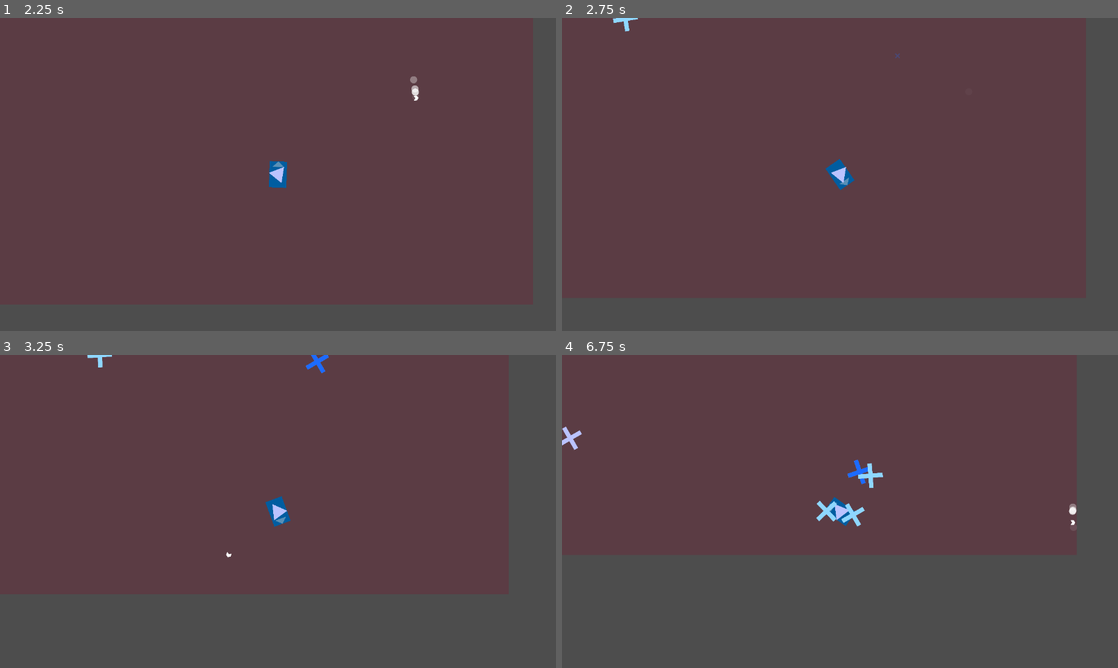
Above: before the commit, frames 1-4 (two rows, left to right).
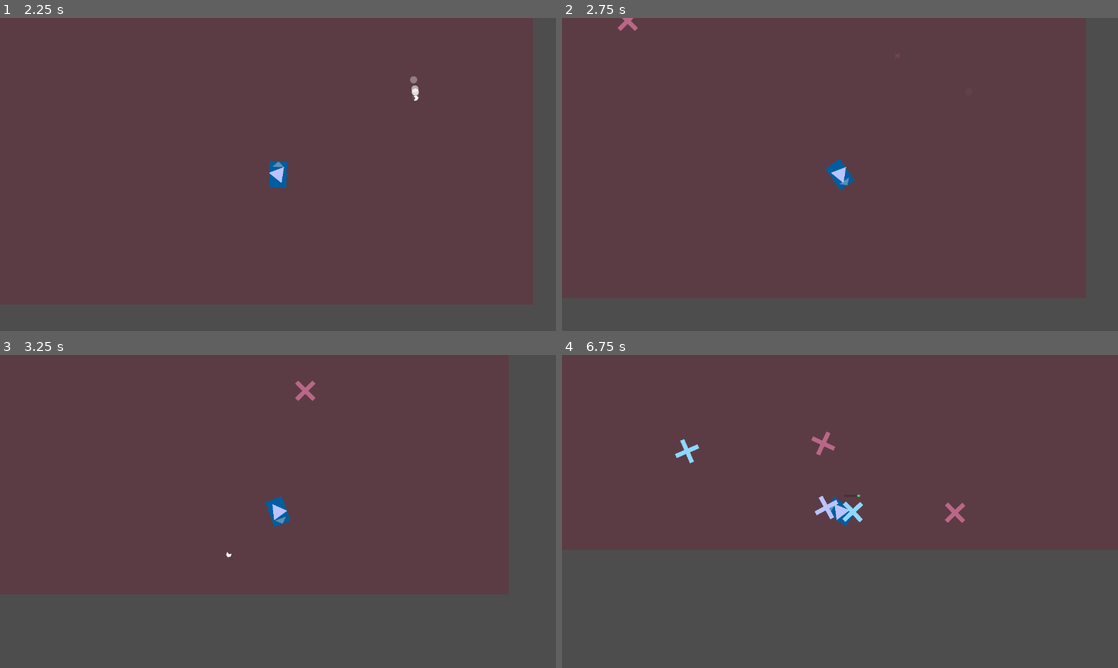
Above: after the commit, the same moments.

Repository: Sammon04/Roguelike_Game
Game: Godot game, scene res://Scenes/Main.tscn
Same seed, same stepped clock (60 frames per second), same inputs: the game is played once before the commit and once after it.
Inputs (mouse positions are in pixels of both pictures, inside the frame that each line leads up to):
- Up to frame 1 (2.25 s): tap Enter at 0.5 s; move the mouse to (400, 158) at 0.52 s; press the mouse at (400, 158) at 0.53 s; hold D (right) 0.53-1.28 s; move the mouse to (166, 190) at 1.27 s; release the mouse at (166, 190) at 1.28 s; hold S (down) 1.28-2.03 s; tap Mouse wheel down (scroll_down) at 1.35 s; move the mouse to (333, 105) at 2.02 s; hold D (right) from 2.03 s (still down); tap Mouse wheel up (scroll_up) at 2.1 s
- Up to frame 2 (2.75 s): keep holding D (right)
- Up to frame 3 (3.25 s): move the mouse to (250, 574) at 2.77 s; release D (right) at 2.78 s; hold W (up) from 2.78 s (still down); click (250, 574) at 2.85 s
- Up to frame 4 (6.75 s): move the mouse to (1006, 558) at 3.52 s; release W (up) at 3.53 s; hold A (left) 3.53-5.03 s; tap Mouse wheel down (scroll_down) at 3.6, 5.85 s; move the mouse to (673, 464) at 4.27 s; tap Mouse wheel up (scroll_up) at 4.35, 6.6 s; move the mouse to (867, 511) at 5.02 s; press the mouse at (867, 511) at 5.03 s; hold S (down) 5.03-5.78 s; move the mouse to (756, 433) at 5.77 s; release the mouse at (756, 433) at 5.78 s; hold D (right) 5.78-6.53 s; move the mouse to (962, 495) at 6.52 s; hold W (up) from 6.53 s (still down)

Frame 1 is identical in both runs. In frame 2, 0.1% of the frame differs, in the area x 9-61%, y 0-13%; in frame 3, 0.3%; in frame 4, 1.1%, in the area x 0-93%, y 22-55%.

Commit message:
added new enemy type: charging enemy

Diff:
--- /dev/null
+++ b/Objects/Enemies/Scenes/charging_enemy.tscn
@@ -0,0 +1,134 @@
+[gd_scene format=3 uid="uid://duwqhqqy6q6d"]
+
+[ext_resource type="Script" uid="uid://8vc20u1c8xjd" path="res://Objects/Enemies/Scripts/charging_enemy.gd" id="1_c4nhr"]
+[ext_resource type="Texture2D" uid="uid://ceqoc6brfrlwd" path="res://Graphics/enemy/basic_enemy.png" id="2_02pgy"]
+
+[sub_resource type="Animation" id="Animation_md0e3"]
+length = 0.001
+tracks/0/type = "value"
+tracks/0/imported = false
+tracks/0/enabled = true
+tracks/0/path = NodePath(".:scale")
+tracks/0/interp = 1
+tracks/0/loop_wrap = true
+tracks/0/keys = {
+"times": PackedFloat32Array(0),
+"transitions": PackedFloat32Array(1),
+"update": 0,
+"values": [Vector2(0.99999994, 0.99999994)]
+}
+tracks/1/type = "value"
+tracks/1/imported = false
+tracks/1/enabled = true
+tracks/1/path = NodePath(".:modulate:a")
+tracks/1/interp = 1
+tracks/1/loop_wrap = true
+tracks/1/keys = {
+"times": PackedFloat32Array(0),
+"transitions": PackedFloat32Array(1),
+"update": 1,
+"values": [1.0]
+}
+tracks/2/type = "value"
+tracks/2/imported = false
+tracks/2/enabled = true
+tracks/2/path = NodePath("..:visible")
+tracks/2/interp = 1
+tracks/2/loop_wrap = true
+tracks/2/keys = {
+"times": PackedFloat32Array(0),
+"transitions": PackedFloat32Array(1),
+"update": 1,
+"values": [true]
+}
+
+[sub_resource type="Animation" id="Animation_4ra3w"]
+resource_name = "spawn"
+tracks/0/type = "value"
+tracks/0/imported = false
+tracks/0/enabled = true
+tracks/0/path = NodePath(".:scale")
+tracks/0/interp = 1
+tracks/0/loop_wrap = true
+tracks/0/keys = {
+"times": PackedFloat32Array(0, 1),
+"transitions": PackedFloat32Array(4.4382715, 1),
+"update": 0,
+"values": [Vector2(0, 0), Vector2(1, 1)]
+}
+tracks/1/type = "value"
+tracks/1/imported = false
+tracks/1/enabled = true
+tracks/1/path = NodePath(".:modulate:a")
+tracks/1/interp = 1
+tracks/1/loop_wrap = true
+tracks/1/keys = {
+"times": PackedFloat32Array(0, 1),
+"transitions": PackedFloat32Array(4.43, 1),
+"update": 0,
+"values": [0.0, 1.0]
+}
+tracks/2/type = "value"
+tracks/2/imported = false
+tracks/2/enabled = true
+tracks/2/path = NodePath("..:visible")
+tracks/2/interp = 1
+tracks/2/loop_wrap = true
+tracks/2/keys = {
+"times": PackedFloat32Array(0),
+"transitions": PackedFloat32Array(1),
+"update": 1,
+"values": [true]
+}
+
+[sub_resource type="AnimationLibrary" id="AnimationLibrary_5uy6h"]
+_data = {
+&"RESET": SubResource("Animation_md0e3"),
+&"spawn": SubResource("Animation_4ra3w")
+}
+
+[sub_resource type="CircleShape2D" id="CircleShape2D_md0e3"]
+radius = 13.0
+
+[sub_resource type="StyleBoxFlat" id="StyleBoxFlat_md0e3"]
+bg_color = Color(0.2784, 0.87, 0.2784, 1)
+corner_radius_top_left = 6
+corner_radius_top_right = 6
+corner_radius_bottom_right = 6
+corner_radius_bottom_left = 6
+corner_detail = 6
+
+[node name="Enemy" type="CharacterBody2D" unique_id=297808548 groups=["enemy"]]
+script = ExtResource("1_c4nhr")
+
+[node name="Visuals" type="Node2D" parent="." unique_id=1416626296]
+scale = Vector2(0.99999994, 0.99999994)
+
+[node name="EnemySprite" type="Sprite2D" parent="Visuals" unique_id=1528180432]
+modulate = Color(1, 0.53, 0.53, 1)
+scale = Vector2(0.2, 0.2)
+texture = ExtResource("2_02pgy")
+
+[node name="AnimationPlayer" type="AnimationPlayer" parent="Visuals" unique_id=797329095]
+libraries/ = SubResource("AnimationLibrary_5uy6h")
+
+[node name="CollisionShape2D" type="CollisionShape2D" parent="." unique_id=323943593]
+shape = SubResource("CircleShape2D_md0e3")
+
+[node name="HealthBar" type="ProgressBar" parent="." unique_id=1387917338]
+top_level = true
+offset_left = -18.0
+offset_top = -31.0
+offset_right = 19.0
+offset_bottom = -26.0
+theme_override_styles/fill = SubResource("StyleBoxFlat_md0e3")
+fill_mode = 1
+show_percentage = false
+
+[node name="ChargeDelay" type="Timer" parent="." unique_id=130613713]
+
+[node name="ChargeTime" type="Timer" parent="." unique_id=335473019]
+
+[connection signal="animation_finished" from="Visuals/AnimationPlayer" to="." method="_on_animation_player_animation_finished"]
+[connection signal="timeout" from="ChargeDelay" to="." method="_on_charge_delay_timeout"]
+[connection signal="timeout" from="ChargeTime" to="." method="_on_charge_time_timeout"]
--- a/Objects/Enemies/Scripts/base_enemy.gd
+++ b/Objects/Enemies/Scripts/base_enemy.gd
@@ -25,7 +25,7 @@
 	health_bar.value = health
 	health_bar.visible = false
 
-func _process(delta: float) -> void:
+func _physics_process(delta: float) -> void:
 	if not is_active:
 		return
 	follow_player()
@@ -35,8 +35,7 @@
 	if not player:
 		return
 
-	var direction = player.global_position - position
-	direction = direction.normalized()
+	var direction = (player.global_position - position).normalized()
 	velocity = direction * enemy_speed
 
 	move_and_slide()
--- /dev/null
+++ b/Objects/Enemies/Scripts/charging_enemy.gd
@@ -0,0 +1,54 @@
+extends BaseEnemy
+
+@onready var charge_cooldown_timer : Timer = $ChargeDelay
+@onready var charge_duration_timer : Timer = $ChargeTime
+@export var charge_cooldown: int
+@export var charge_duration: int
+
+var charging : bool
+var ready_to_chaag : bool
+var charge_direction : Vector2
+
+func _init():
+	enemy_speed = 500
+	max_health = 150
+
+func _ready():
+	super()
+	charge_cooldown = 1
+	charge_duration = 1
+	charging = false
+	ready_to_chaag = true
+
+func follow_player():
+	if not player:
+		return
+
+	if charging:
+		velocity = charge_direction * enemy_speed * (charge_duration_timer.time_left / charge_duration)
+		move_and_slide()
+
+	if ready_to_chaag:
+		charge()
+
+	if not charge_cooldown_timer.is_stopped() && not charging:
+		look_at(player.global_position)
+
+
+
+func charge():
+	charging = true
+	ready_to_chaag = false
+
+	charge_direction = (player.global_position - position).normalized()
+
+	charge_duration_timer.start(charge_duration)
+	charge_cooldown_timer.start(charge_cooldown + charge_duration)
+
+
+func _on_charge_time_timeout() -> void:
+	charging = false
+
+
+func _on_charge_delay_timeout() -> void:
+	ready_to_chaag = true
--- a/Objects/Scenes/bullet.tscn
+++ b/Objects/Scenes/bullet.tscn
@@ -93,7 +93,6 @@
 
 [node name="Bullet" type="Area2D" unique_id=22684917]
 script = ExtResource("1_onpr3")
-damage = 50.0
 
 [node name="Visuals" type="Node2D" parent="." unique_id=975585194]
 
--- a/Objects/Scenes/director.tscn
+++ b/Objects/Scenes/director.tscn
@@ -5,10 +5,11 @@
 [ext_resource type="Resource" uid="uid://dg410b53ylb7g" path="res://Resources/EnemyData/basic_enemy.tres" id="3_sdhsa"]
 [ext_resource type="Resource" uid="uid://bf56bfm8t6seb" path="res://Resources/EnemyData/fast_enemy.tres" id="4_c3nw7"]
 [ext_resource type="Resource" uid="uid://cscc6uiwcmwlk" path="res://Resources/EnemyData/tough_enemy.tres" id="5_q7l26"]
+[ext_resource type="Resource" uid="uid://div2orow7kdjg" path="res://Resources/EnemyData/charging_enemy.tres" id="6_sdhsa"]
 
 [node name="Director" type="Node" unique_id=1807380165]
 script = ExtResource("1_8c0qa")
-enemy_types = Array[ExtResource("2_15p4y")]([ExtResource("3_sdhsa"), ExtResource("4_c3nw7"), ExtResource("5_q7l26")])
+enemy_types = Array[ExtResource("2_15p4y")]([ExtResource("3_sdhsa"), ExtResource("4_c3nw7"), ExtResource("5_q7l26"), ExtResource("6_sdhsa")])
 spawn_delay = 1.0
 
 [node name="SpawnPoint" type="Marker2D" parent="." unique_id=1074548989]
--- /dev/null
+++ b/Resources/EnemyData/charging_enemy.tres
@@ -0,0 +1,9 @@
+[gd_resource type="Resource" script_class="EnemyData" format=3 uid="uid://div2orow7kdjg"]
+
+[ext_resource type="PackedScene" uid="uid://duwqhqqy6q6d" path="res://Objects/Enemies/Scenes/charging_enemy.tscn" id="1_jdjqx"]
+[ext_resource type="Script" uid="uid://debbefyd7erwv" path="res://Objects/Enemies/Scripts/enemy_data.gd" id="2_7mkyh"]
+
+[resource]
+script = ExtResource("2_7mkyh")
+scene = ExtResource("1_jdjqx")
+credits = 15
Not shown, added: Objects/Enemies/Scripts/charging_enemy.gd.uid
Not shown: 2 places in Scenes/Main.tscn that only renumber resources
